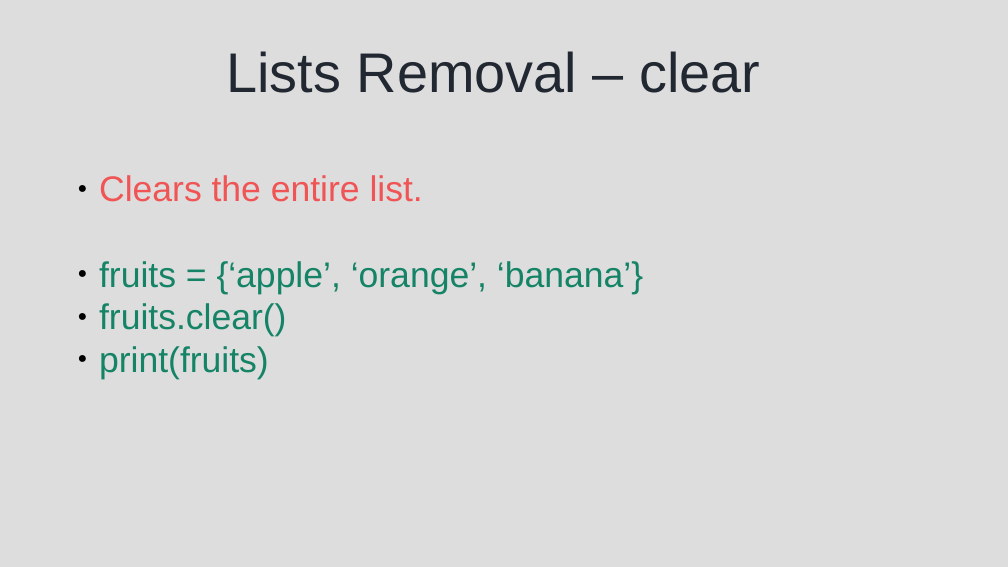
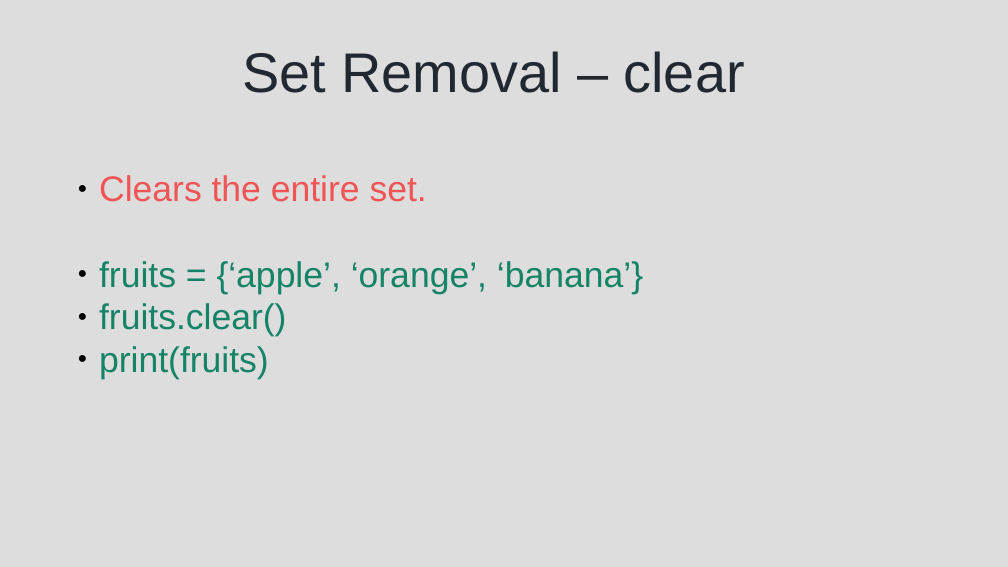
Before and after one commit to syedjafer/learning-notes, a slide deck: slide 21 of learnpythonwithus/session_10_ds_sets.odp. Drawn at 1008x567 pixels with LibreOffice and Linux fonts; fonts in the diff are those of the drawing. Boxes give left, top, right and bottom in pixels: in the first picture for what was removed or moved away, otherwise in the second. Text is boxed around its words. In the diff, an @@ line names an element or a change of style, - is before the commit and + after.

```diff
--- a/learnpythonwithus/session_10_ds_sets.odp
+++ b/learnpythonwithus/session_10_ds_sets.odp
@@ title at (x1=242, y1=51, x2=745, y2=93): text changed @@
-Lists Removal – clear
+Set Removal – clear
@@ text at (x1=99, y1=175, x2=427, y2=202): text changed @@
-● Clears the entire list.
+● Clears the entire set.
```
Also in this commit, not shown: 4 other slides changed, 9 other files.
